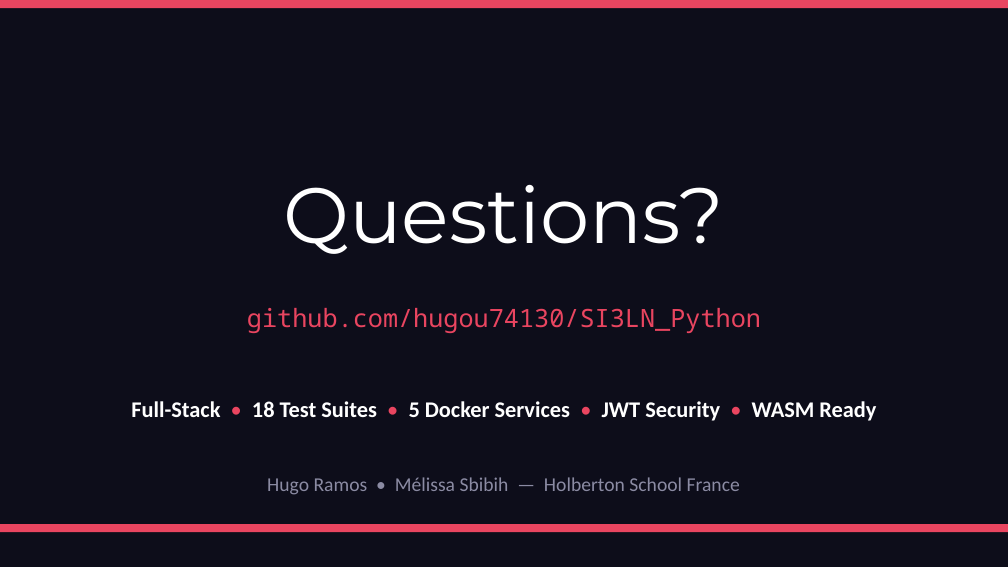
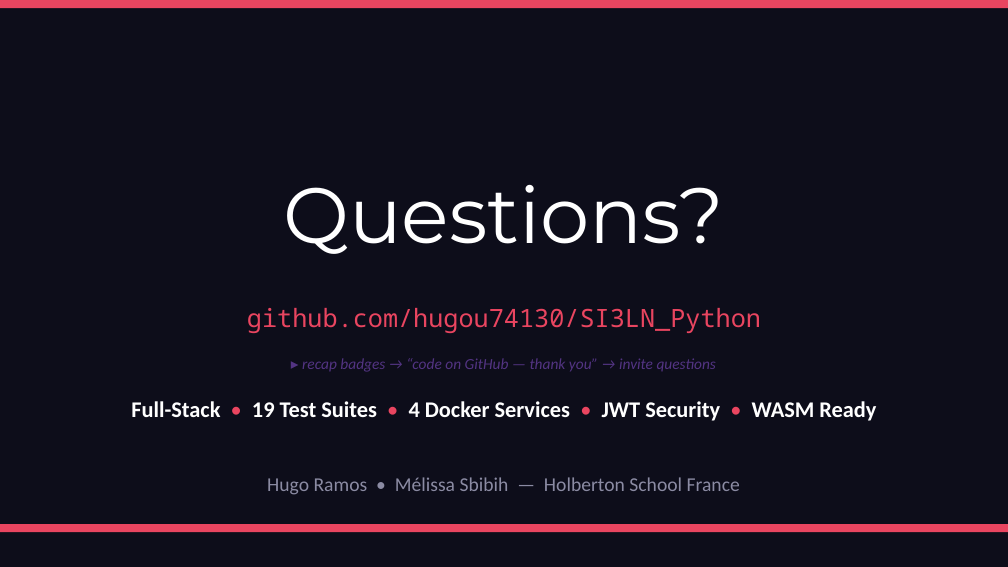
Before and after one commit to hugou74130/SI3LN_Python, a slide deck: slide 12 of ARCAD3X_DemoDay.pptx. Drawn at 1008x567 pixels with LibreOffice and Linux fonts; fonts in the diff are those of the drawing. Boxes give left, top, right and bottom in pixels: in the first picture for what was removed or moved away, otherwise in the second. Text is boxed around its words. In the diff, an @@ line names an element or a change of style, - is before the commit and + after.

```diff
--- a/ARCAD3X_DemoDay.pptx
+++ b/ARCAD3X_DemoDay.pptx
@@ text added at [302,358,716,372], 11 pt, text #533483, italic @@
+▸ recap badges → “code on GitHub — thank you” → invite questions
@@ text at [131,401,876,421]: text changed @@
-Full-Stack • 18 Test Suites • 5 Docker Services • JWT Security • WASM Ready
+Full-Stack • 19 Test Suites • 4 Docker Services • JWT Security • WASM Ready
```
Also in this commit, not shown: 9 other slides changed, 1 other file.
